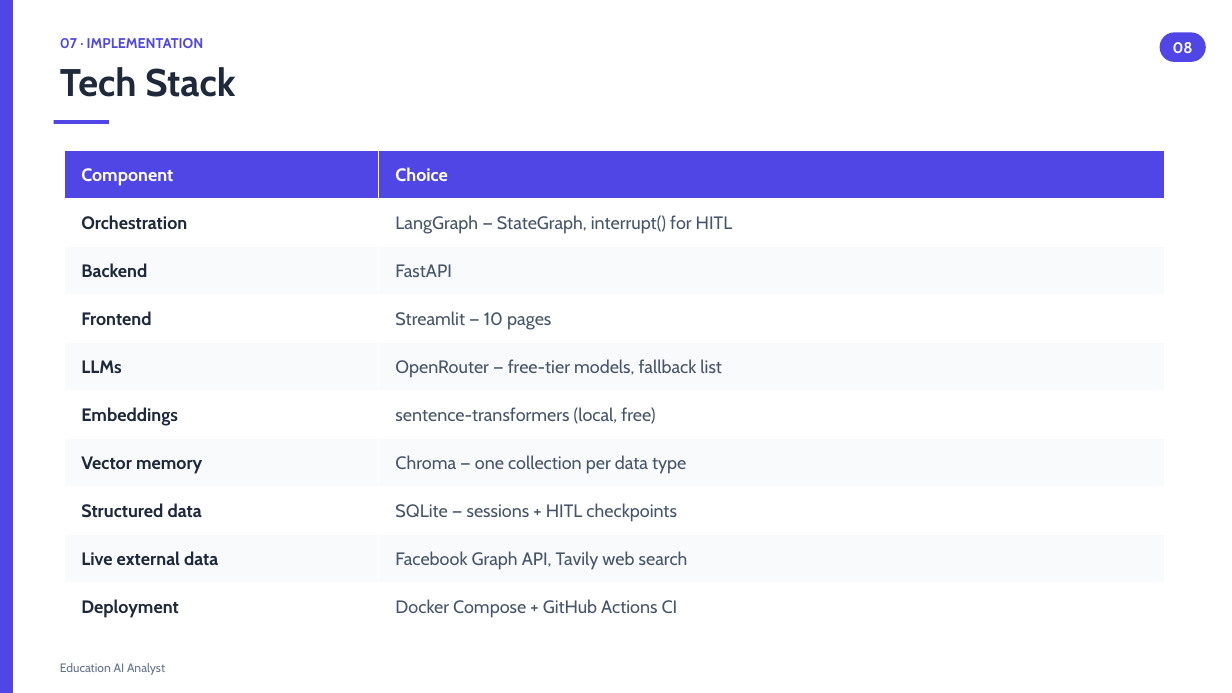
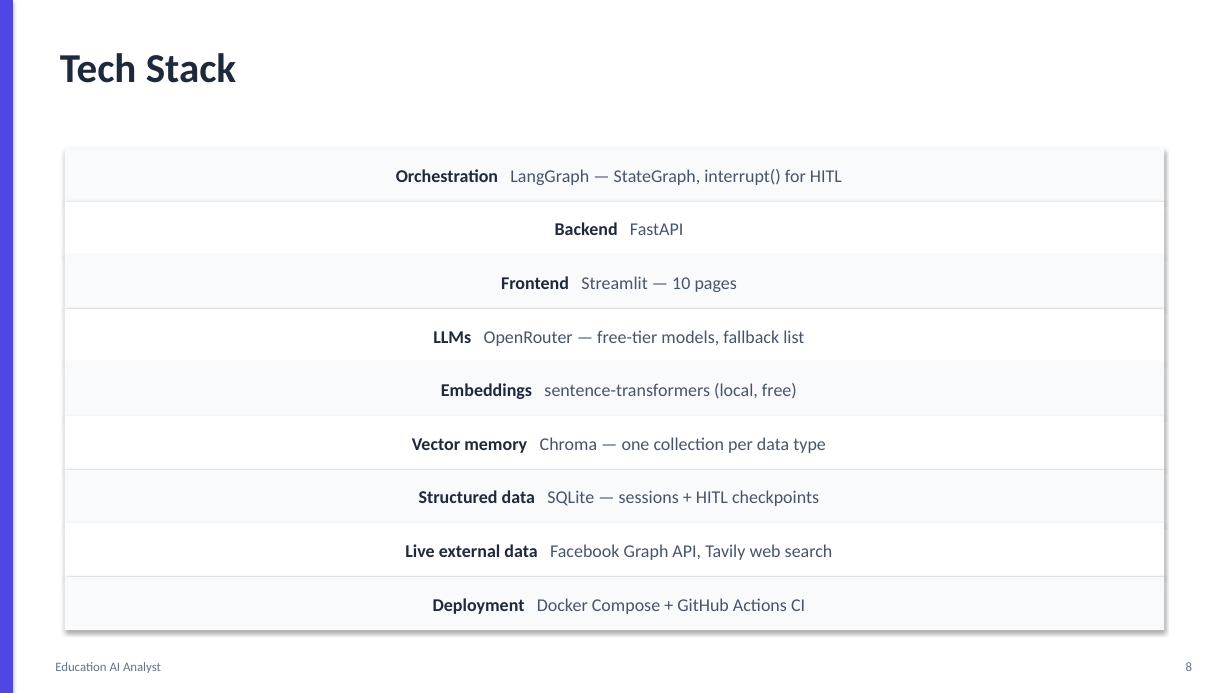
Before and after one commit to sumaiyaSultanaTarin/Education-AI-Analyst, a slide deck: slide 8 of docs/presentation-slides.pptx. Drawn at 1232x693 pixels with LibreOffice and Linux fonts; fonts in the diff are those of the drawing. Boxes give left, top, right and bottom in pixels: in the first picture for what was removed or moved away, otherwise in the second. Text is boxed around its words. In the diff, an @@ line names an element or a change of style, - is before the commit and + after.

Commit message:
Revert "Redesign slides: drop unfinished-work framing, add Name/ID table"
This reverts commit 98eef0bd5f00ccb94b4a6031191832a4d36a562c.

```diff
--- a/docs/presentation-slides.pptx
+++ b/docs/presentation-slides.pptx
@@ rectangle at (0,0,13,693): shadow on @@
@@ text "Tech Stack": place and size @@
-text "Tech Stack" at (60,67,235,97)
+text "Tech Stack" at (60,53,236,83)
@@ text "Tech Stack" at (60,53,236,83): size 30 to 32 pt, font Cabin to Calibri @@
@@ text removed at (60,38,204,48) @@
-07 · IMPLEMENTATION
@@ rounded rectangle removed at (1160,32,1206,62) @@
-08
@@ rectangle removed at (54,120,109,124) @@
@@ rectangle added at (65,148,1165,201), fill #F8FAFC, 14 pt, text #475569 @@
+Orchestration LangGraph — StateGraph, interrupt() for HITL
@@ table removed at (65,151,1165,631), 10 rows, 2 columns @@
-Component | Choice
-Orchestration | LangGraph — StateGraph, interrupt() for HITL
-Backend | FastAPI
-Frontend | Streamlit — 10 pages
-LLMs | OpenRouter — free-tier models, fallback list
-Embeddings | sentence-transformers (local, free)
-Vector memory | Chroma — one collection per data type
-Structured data | SQLite — sessions + HITL checkpoints
-Live external data | Facebook Graph API, Tavily web search
-Deployment | Docker Compose + GitHub Actions CI
@@ rectangle added at (65,201,1165,255), fill #FFFFFF, 14 pt, text #1E293B, bold @@
+Backend FastAPI
@@ rectangle added at (65,255,1165,309), fill #F8FAFC, 14 pt, text #475569 @@
+Frontend Streamlit — 10 pages
@@ rectangle added at (65,309,1165,362), fill #FFFFFF, 14 pt, text #475569 @@
+LLMs OpenRouter — free-tier models, fallback list
@@ rectangle added at (65,362,1165,416), fill #F8FAFC, 14 pt, text #475569 @@
+Embeddings sentence-transformers (local, free)
@@ rectangle added at (65,416,1165,470), fill #FFFFFF, 14 pt, text #475569 @@
+Vector memory Chroma — one collection per data type
@@ rectangle added at (65,470,1165,523), fill #F8FAFC, 14 pt, text #475569 @@
+Structured data SQLite — sessions + HITL checkpoints
@@ rectangle added at (65,523,1165,577), fill #FFFFFF, 14 pt, text #475569 @@
+Live external data Facebook Graph API, Tavily web search
@@ rectangle added at (65,577,1165,630), fill #F8FAFC, 14 pt, text #475569 @@
+Deployment Docker Compose + GitHub Actions CI
@@ text "Education AI Analyst" at (55,662,161,673): size 9.5 to 10 pt, font Cabin to Calibri @@
@@ text added at (1186,662,1192,671), 10 pt, text #64748B @@
+8
```
Also in this commit, not shown: 9 other slides changed.
